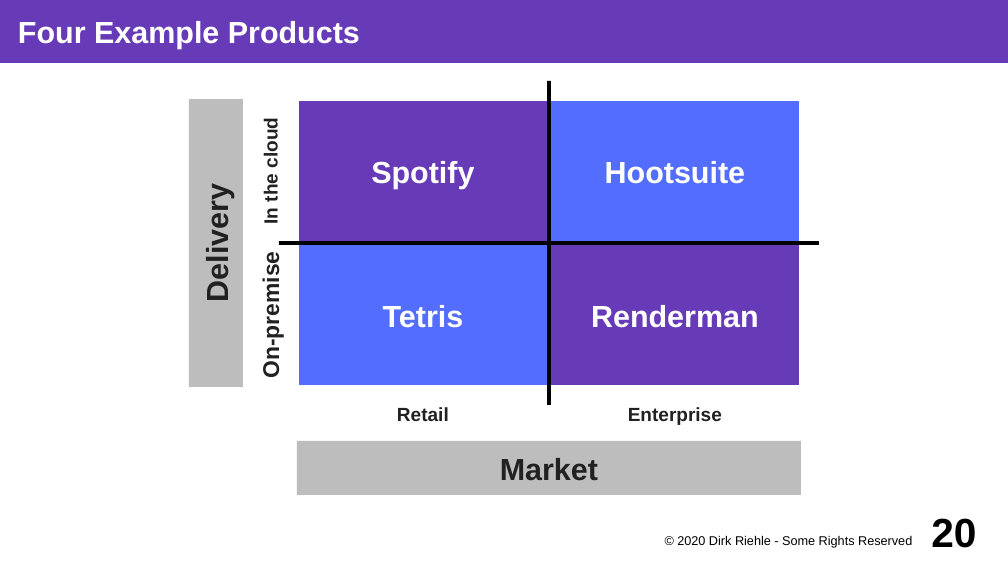
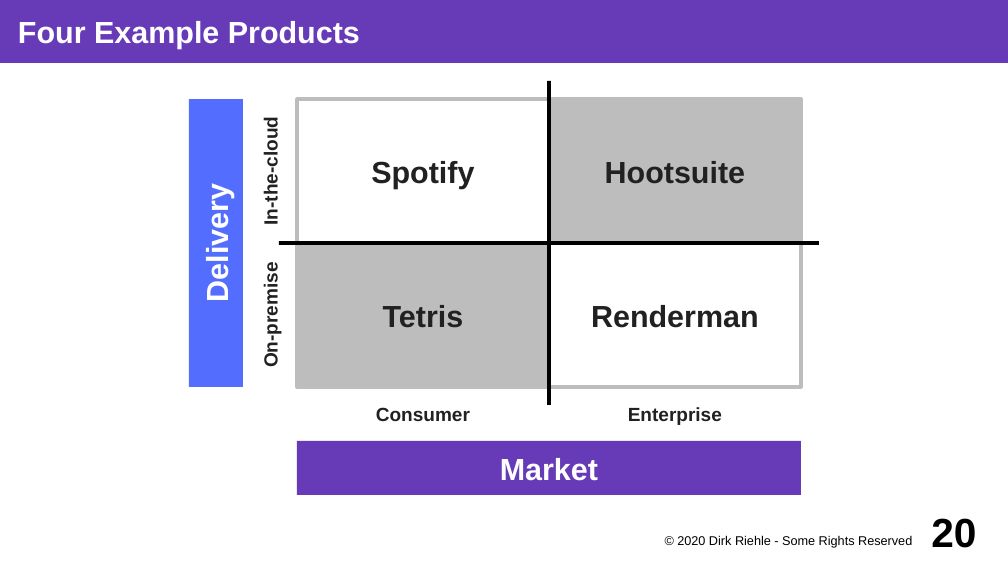
Before and after one commit to dirkriehle/coss-course, a slide deck: slide 20 of Lecture slides/COSS B02 - Software Products.odp. Drawn at 1008x567 pixels with LibreOffice and Linux fonts; fonts in the diff are those of the drawing. Boxes give left, top, right and bottom in pixels: in the first picture for what was removed or moved away, otherwise in the second. Text is boxed around its words. In the diff, an @@ line names an element or a change of style, - is before the commit and + after.

```diff
--- a/Lecture slides/COSS B02 - Software Products.odp
+++ b/Lecture slides/COSS B02 - Software Products.odp
@@ rectangle "Delivery" at [189, 99, 243, 387]: text colour #212121 to #FFFFFF; fill #BDBDBD to #536DFE @@
@@ rectangle "Spotify" at [297, 99, 550, 242]: text colour #FFFFFF to #212121; fill #673AB7 to #FFFFFF at 50% opacity @@
@@ rectangle added at [297, 99, 801, 387], outline #BDBDBD 2.83 pt @@
@@ rectangle "Hootsuite" at [549, 99, 801, 242]: text colour #FFFFFF to #212121; fill #536DFE to #BDBDBD @@
@@ text at [260, 127, 281, 223]: text changed @@
-In the cloud
+In-the-cloud
@@ text "On-premise" at [260, 273, 281, 365]: size 18 to 15 pt @@
@@ rectangle "Tetris" at [297, 243, 550, 387]: text colour #FFFFFF to #212121; fill #536DFE to #BDBDBD @@
@@ rectangle "Renderman" at [549, 243, 801, 387]: text colour #FFFFFF to #212121; fill #673AB7 to #FFFFFF at 50% opacity @@
@@ text at [376, 407, 470, 421]: text changed @@
-Retail
+Consumer
@@ rectangle "Market" at [297, 441, 801, 495]: text colour #212121 to #FFFFFF; fill #BDBDBD to #673AB7 @@
```
Also in this commit, not shown: 14 other slides changed, 6 other files.
